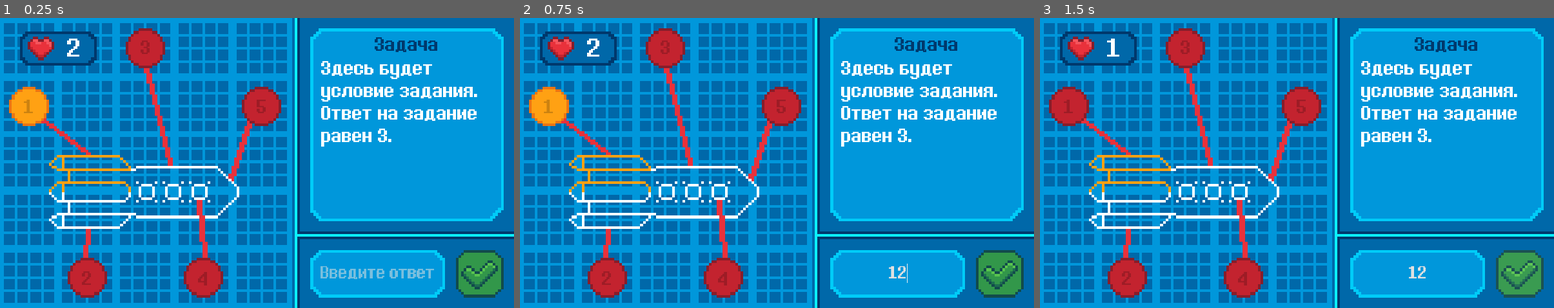
Above: before the commit, frames 1-3 (left to right).
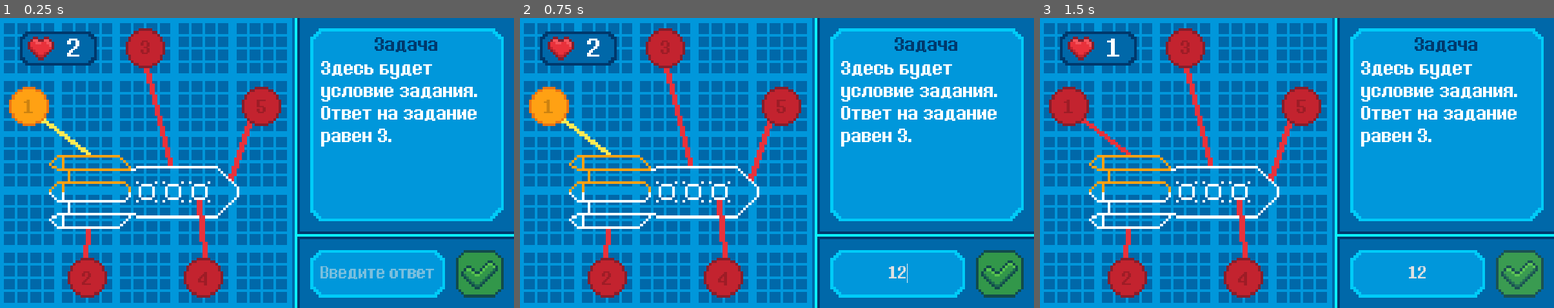
Above: after the commit, the same moments.

Repository: Sc222/rocket-scientist
Game: Godot game, scene res://SecondStage.tscn
Two runs of this game, one before a commit and one after it. Both use one fixed random seed, a clock stepped at 60 frames per second and the inputs below.
Inputs (mouse positions are in pixels of both pictures, inside the frame that each line leads up to):
- Up to frame 1 (0.25 s): no input
- Up to frame 2 (0.75 s): click (895, 273) at 0.52 s; type "12" at 0.6 s
- Up to frame 3 (1.5 s): click (1518, 273) at 1.25 s

The runs differ from the first frame. In frame 1, 0.2% of the frame differs, in the area x 8-18%, y 34-48%; in frame 2, 0.2%; in frame 3, nothing differs.

Commit message:
fix stage initial state

Diff:
--- a/SecondStage.tscn
+++ b/SecondStage.tscn
@@ -357,16 +357,12 @@
 }
 
 [node name="Task" type="Label" parent="TaskContainer"]
-margin_right = 313.0
-margin_bottom = 357.0
+margin_right = 325.0
+margin_bottom = 42.0
 grow_horizontal = 0
 size_flags_horizontal = 7
 size_flags_vertical = 5
 custom_fonts/font = SubResource( 4 )
-text = "tesdfsdfsdfsdfsdfsdfsdfsdfdsfsdfsdfsdffffffffffffffffffffffff
-sdf
-test
-test"
 valign = 1
 autowrap = true
 __meta__ = {
@@ -430,7 +426,7 @@
 position = Vector2( 80, 190 )
 scale = Vector2( 5, 5 )
 frames = SubResource( 10 )
-animation = "wrong"
+animation = "complete"
 centered = false
 
 [node name="txt_task_1" type="Label" parent="."]
@@ -458,7 +454,7 @@
 position = Vector2( 160, 400 )
 scale = Vector2( 5, 5 )
 frames = SubResource( 12 )
-animation = "wrong"
+animation = "unlock"
 centered = false
 
 [node name="txt_task_2" type="Label" parent="."]
@@ -486,7 +482,7 @@
 position = Vector2( 275, 95 )
 scale = Vector2( 5, 5 )
 frames = SubResource( 13 )
-animation = "wrong"
+animation = "unlock"
 centered = false
 
 [node name="txt_task_3" type="Label" parent="."]
@@ -514,7 +510,7 @@
 position = Vector2( 375, 345 )
 scale = Vector2( 5, 5 )
 frames = SubResource( 15 )
-animation = "wrong"
+animation = "unlock"
 centered = false
 
 [node name="txt_task_4" type="Label" parent="."]
@@ -542,7 +538,7 @@
 position = Vector2( 435, 195 )
 scale = Vector2( 5, 5 )
 frames = SubResource( 17 )
-animation = "wrong"
+animation = "unlock"
 centered = false
 
 [node name="txt_task_5" type="Label" parent="."]
